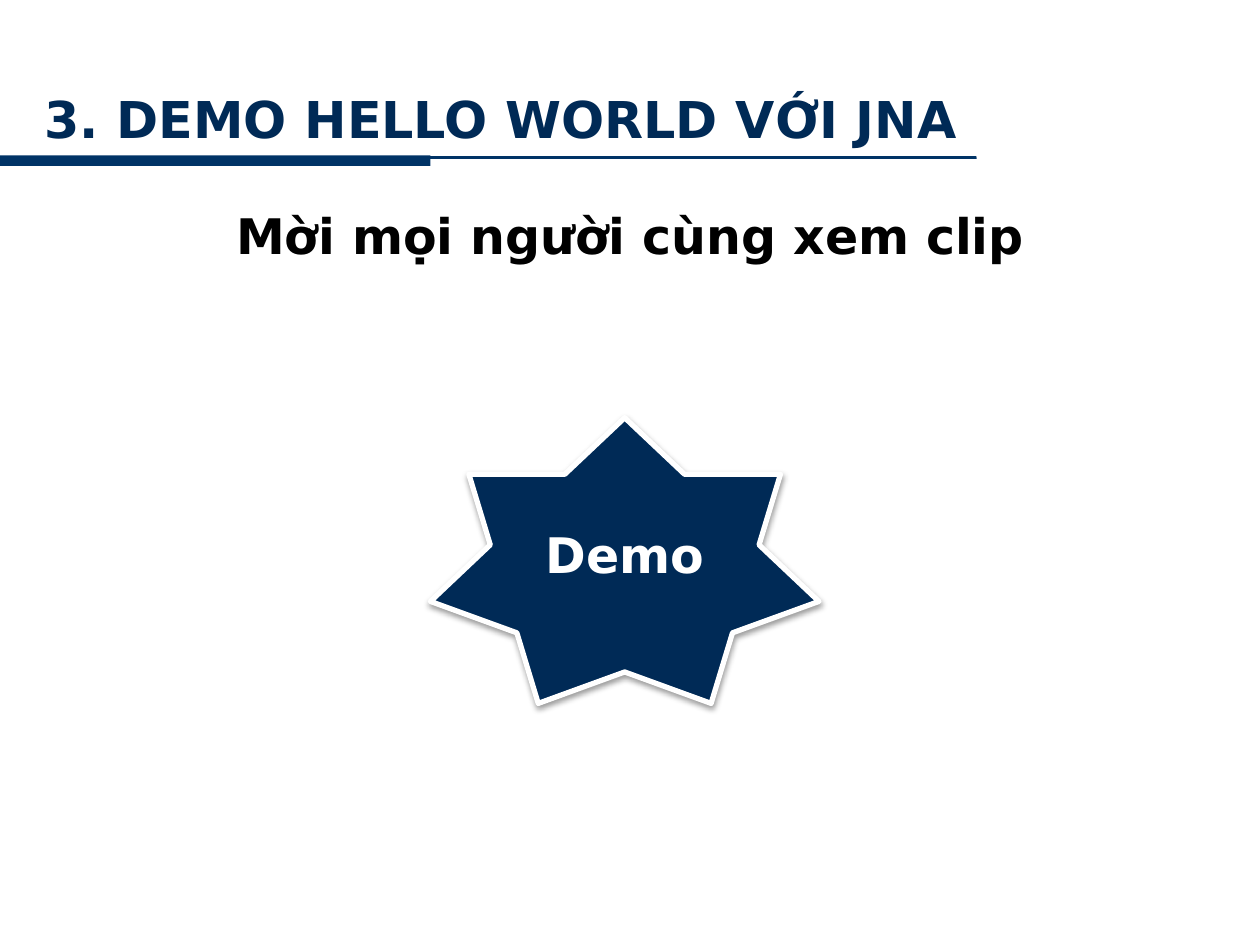
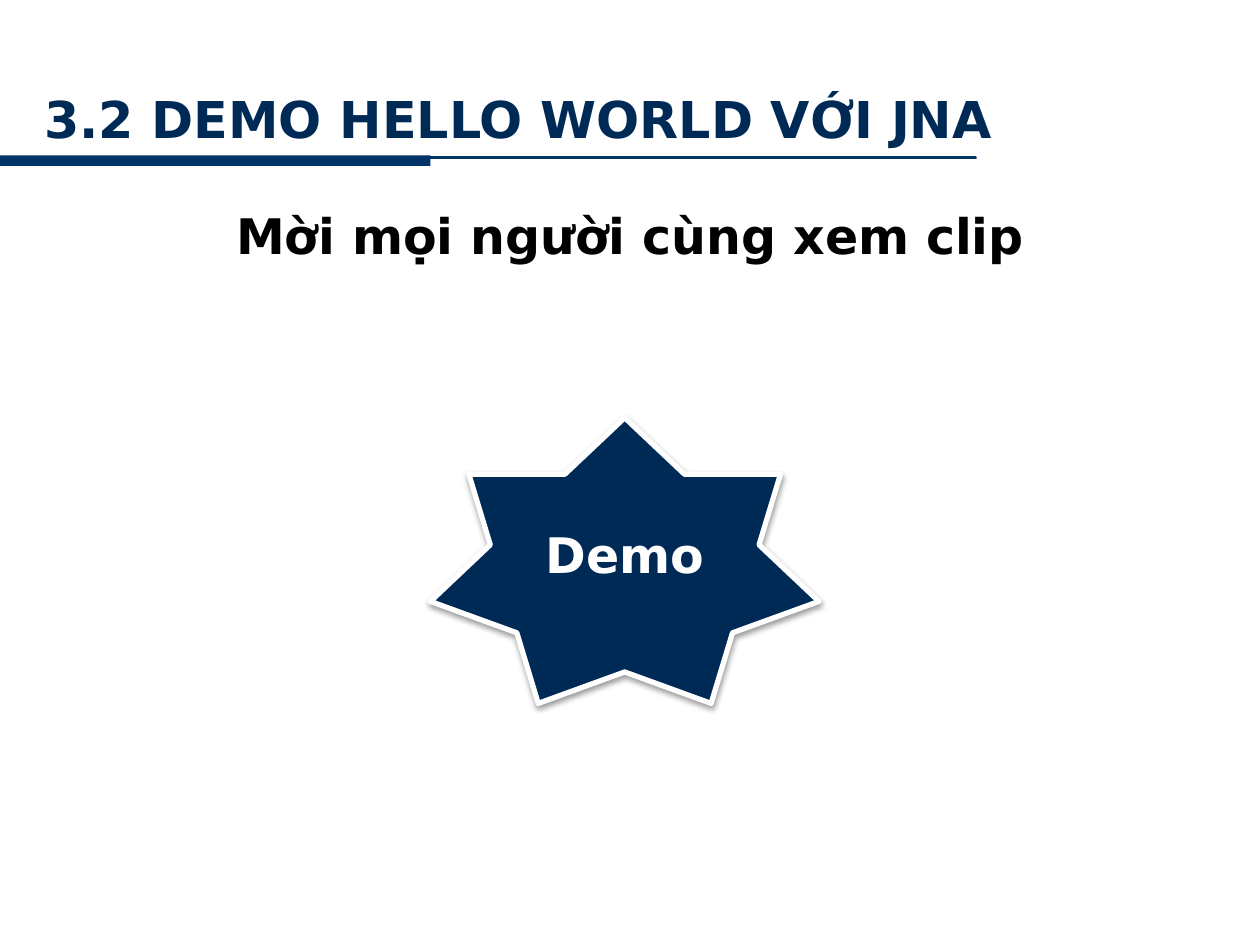
Before and after one commit to minhkhanh/UofS-Java, a slide deck: slide 29 of Seminar_JNI/Slide_00.pptx. Drawn at 1260x945 pixels with LibreOffice and Linux fonts; fonts in the diff are those of the drawing; background and template pictures are left out. Boxes give left, top, right and bottom in pixels: in the first picture for what was removed or moved away, otherwise in the second. Text is boxed around its words. In the diff, an @@ line names an element or a change of style, - is before the commit and + after.

```diff
--- a/Seminar_JNI/Slide_00.pptx
+++ b/Seminar_JNI/Slide_00.pptx
@@ title at (44, 97, 992, 148): text changed @@
-3. DEMO HELLO WORLD VỚI JNA
+3.2 DEMO HELLO WORLD VỚI JNA
```
Also in this commit, not shown: 2 other slides changed.
